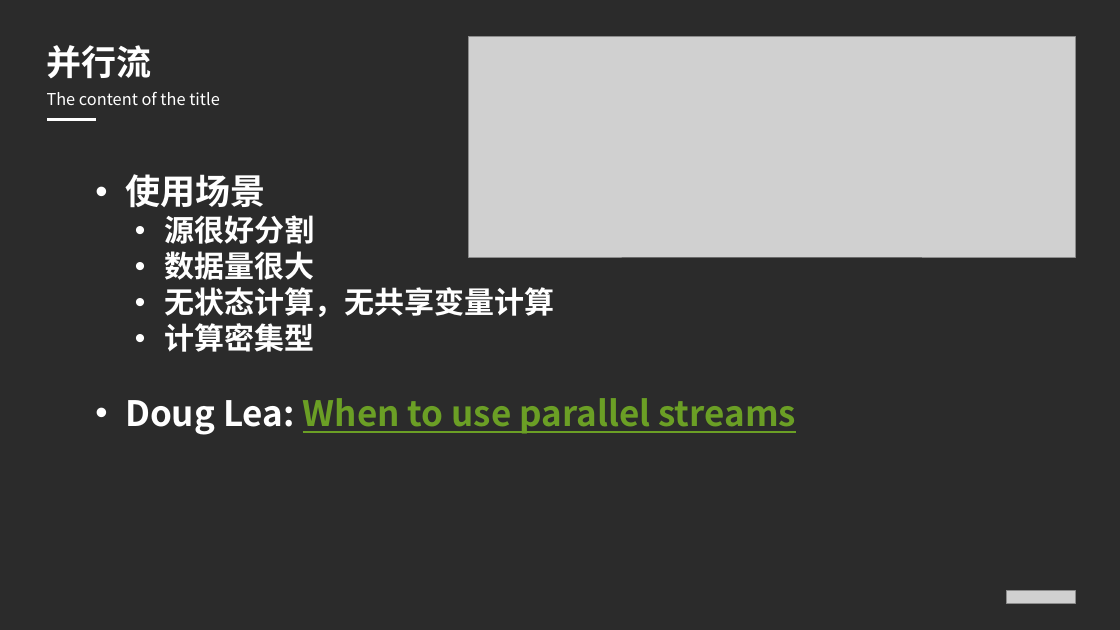
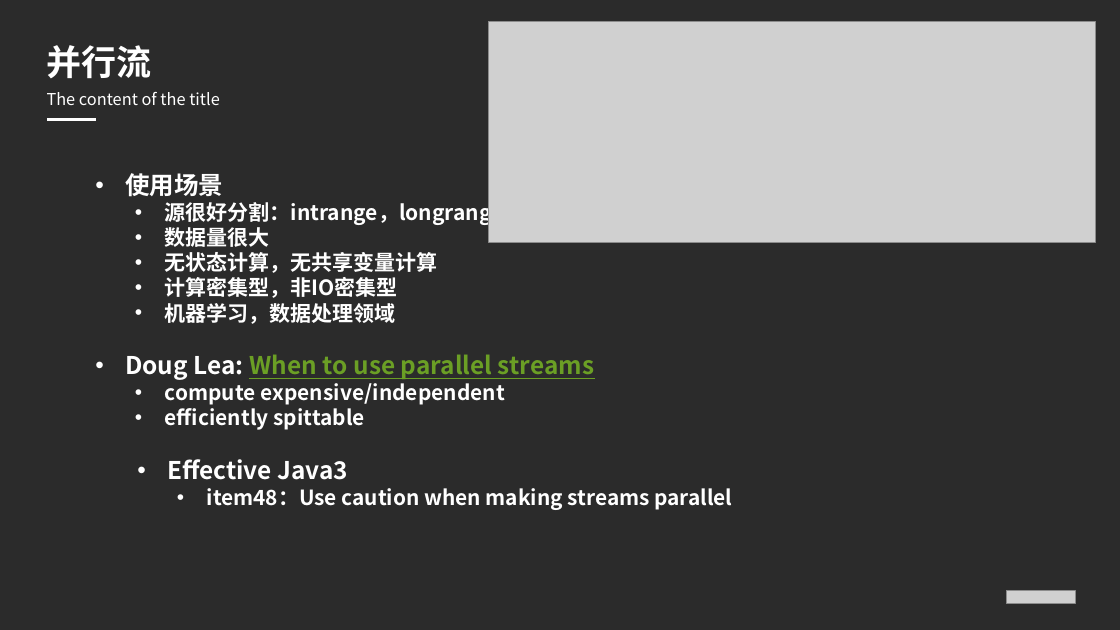
Before and after one commit to xiaozhiliaoo/my-slides, a slide deck: slide 7 of ppt/Parallel-Functional-Programming-with-Java.pptx. Drawn at 1120x630 pixels with LibreOffice and Linux fonts; fonts in the diff are those of the drawing; grey boxes stand for pictures; background and template pictures are left out; a plain dark background stands for a picture behind light text. Boxes give left, top, right and bottom in pixels: in the first picture for what was removed or moved away, otherwise in the second. Text is boxed around its words. In the diff, an @@ line names an element or a change of style, - is before the commit and + after.

```diff
--- a/ppt/Parallel-Functional-Programming-with-Java.pptx
+++ b/ppt/Parallel-Functional-Programming-with-Java.pptx
@@ picture: place and size @@
-picture at <box>469,36,1075,257</box>
+picture at <box>489,22,1096,243</box>
@@ text at <box>125,173,594,380</box>: size 30 to 21 pt in "使用场景"; size 25.7 to 18 pt in "数据量很大", "无状态计算，无共享变量计算"; size 29.9 to 21 pt in "Doug Lea: When to use parallel streams" @@
@@ text at <box>165,199,504,225</box>: text changed; size 25.7 to 18 pt @@
-  • 源很好分割
+  • 源很好分割：intrange，longrange
@@ text at <box>165,277,398,324</box>: text changed; size 25.7 to 18 pt @@
-  • 计算密集型
+  • 计算密集型，非IO密集型
+  • 机器学习，数据处理领域
@@ text at <box>165,383,732,510</box>: paragraphs added @@
+  • compute expensive/independent
+  • efficiently spittable
+• Effective Java3
+  • item48：Use caution when making streams parallel
```
Also in this commit, not shown: 2 other slides changed, 1 other file.
